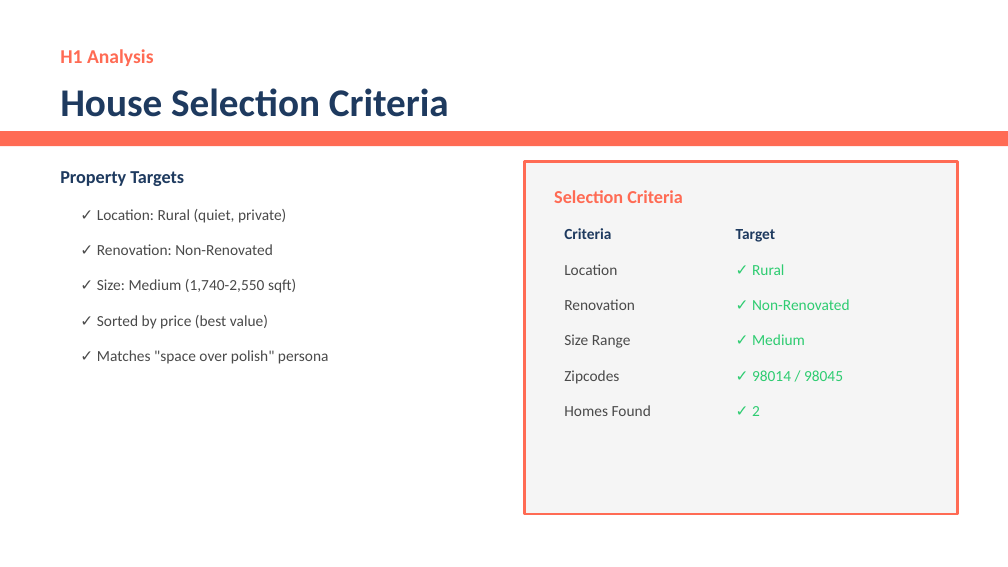
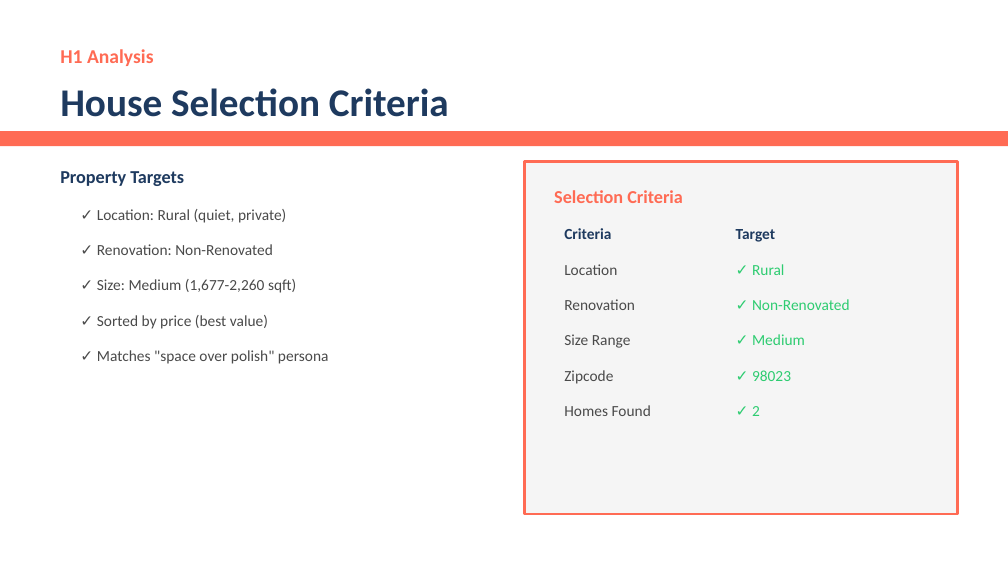
Before and after one commit to MohammadBajbouj/mohammad-ds-project-template, a slide deck: slide 6 of work_and_report/presentations/William_Rodriguez_Offers_NeueFische_Style_2.pptx. Drawn at 1008x567 pixels with LibreOffice and Linux fonts; fonts in the diff are those of the drawing. Boxes give left, top, right and bottom in pixels: in the first picture for what was removed or moved away, otherwise in the second. Text is boxed around its words. In the diff, an @@ line names an element or a change of style, - is before the commit and + after.

```diff
--- a/work_and_report/presentations/William_Rodriguez_Offers_NeueFische_Style_2.pptx
+++ b/work_and_report/presentations/William_Rodriguez_Offers_NeueFische_Style_2.pptx
@@ text at box(97, 279, 296, 293): text changed @@
-✓ Size: Medium (1,740-2,550 sqft)
+✓ Size: Medium (1,677-2,260 sqft)
@@ text at box(564, 370, 613, 384): text changed @@
-Zipcodes
+Zipcode
@@ text at box(752, 370, 791, 381): text changed @@
-✓ 98014 / 98045
+✓ 98023
```
Also in this commit, not shown: 3 other slides changed, 5 other files.
